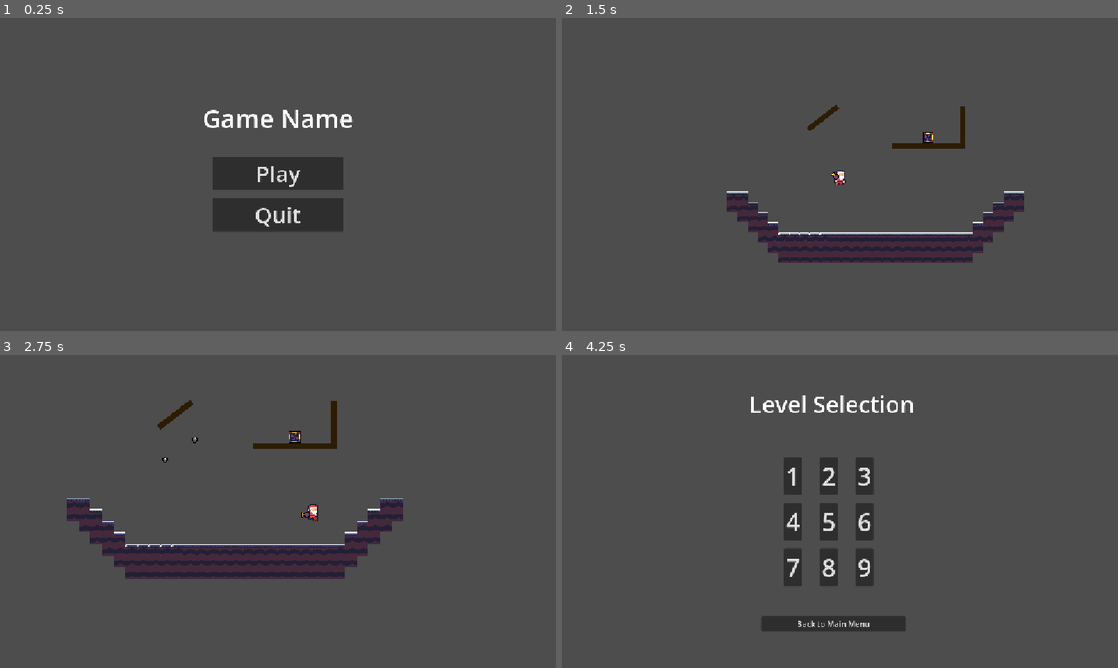
Above: before the commit, frames 1-4 (two rows, left to right).
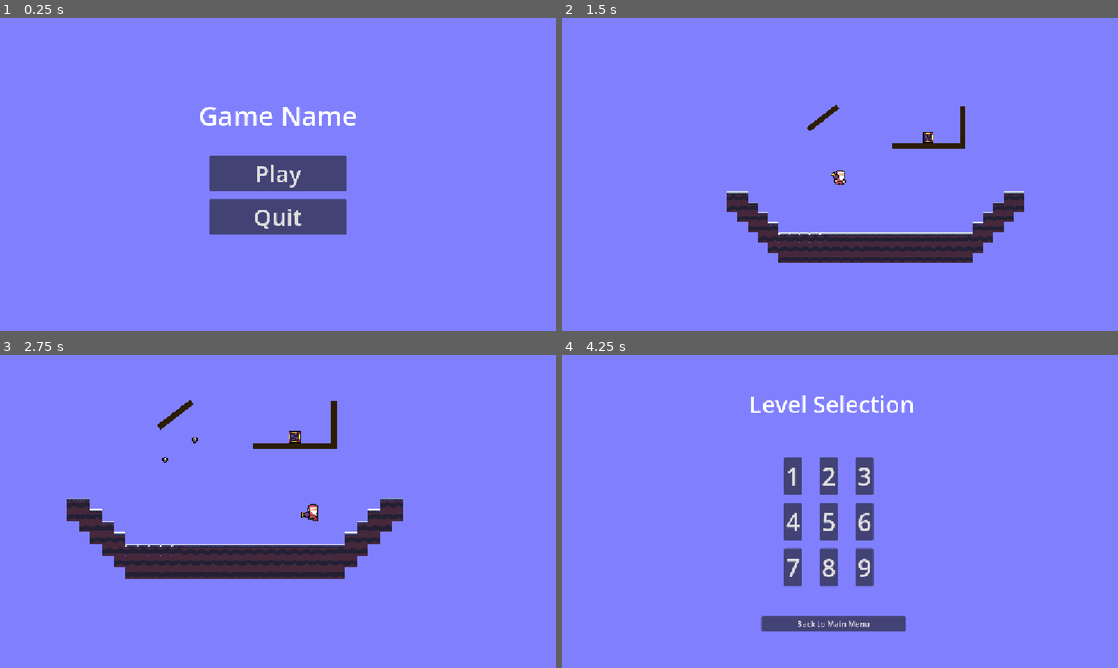
Above: after the commit, the same moments.

Repository: Siporipo/HavenGame
Game: Godot game, scene res://scenes/master.tscn
Two runs of this game, one before a commit and one after it. Both use one fixed random seed, a clock stepped at 60 frames per second and the inputs below.
Inputs (mouse positions are in pixels of both pictures, inside the frame that each line leads up to):
- Up to frame 1 (0.25 s): no input
- Up to frame 2 (1.5 s): click "Play" at 0.5 s; click "1" at 1.25 s
- Up to frame 3 (2.75 s): tap Enter (ui_accept) at 2 s; move the mouse to (278, 511) at 2.02 s; hold D (move_right) from 2.03 s (still down); click (278, 511) at 2.1 s; tap W (jump) at 2.27 s
- Up to frame 4 (4.25 s): move the mouse to (728, 527) at 2.77 s; click (728, 527) at 2.85 s; tap W (jump) at 3.02 s; move the mouse to (895, 442) at 3.52 s; release D (move_right) at 3.53 s; hold A (move_left) from 3.53 s (still down); click (895, 442) at 3.6 s

The runs differ from the first frame. In frame 1, 100% of the frame differs, in the area x 0-100%, y 0-100%; in frame 2, 94%; in frame 3, 93%; in frame 4, 99%.

Commit message:
level stuff and basic bg

Diff:
--- a/scripts/autoload.gd
+++ b/scripts/autoload.gd
@@ -13,4 +13,6 @@
 	enemies_in_level -= 1
 
 func level_finished():
+	if level + 1 > max_level:
+		max_level = level + 1
 	level_done.emit()
--- a/scripts/hit_point.gd
+++ b/scripts/hit_point.gd
@@ -1,11 +1,11 @@
 extends Area2D
 
-func _process(delta: float) -> void:
+func _process(_delta: float) -> void:
 	if Autoload.enemies_in_level == 0:
 		$AnimatedSprite2D.play("open")
 	else:
 		$AnimatedSprite2D.play("closed")
 
-func _on_body_entered(body: Node2D) -> void:
+func _on_body_entered(_body: Node2D) -> void:
 	if Autoload.enemies_in_level == 0:
 		Autoload.level_finished()
--- a/scripts/level_selection.gd
+++ b/scripts/level_selection.gd
@@ -35,12 +35,20 @@
 
 func _ready() -> void:
 	%lvl1.pressed.connect(level1)
-	%lvl2.pressed.connect(level2)
-	%lvl3.pressed.connect(level3)
-	%lvl4.pressed.connect(level4)
-	%lvl5.pressed.connect(level5)
-	%lvl6.pressed.connect(level6)
-	%lvl7.pressed.connect(level7)
-	%lvl8.pressed.connect(level8)
-	%lvl9.pressed.connect(level9)
+	if Autoload.max_level > 1:
+		%lvl2.pressed.connect(level2)
+		if Autoload.max_level > 2:
+			%lvl3.pressed.connect(level3)
+			if Autoload.max_level > 3:
+				%lvl4.pressed.connect(level4)
+				if Autoload.max_level > 4:
+					%lvl5.pressed.connect(level5)
+					if Autoload.max_level > 5:
+						%lvl6.pressed.connect(level6)
+						if Autoload.max_level > 6:
+							%lvl7.pressed.connect(level7)
+							if Autoload.max_level > 7:
+								%lvl8.pressed.connect(level8)
+								if Autoload.max_level > 8:
+									%lvl9.pressed.connect(level9)
 	%Button.pressed.connect(menu_request)
--- a/scripts/master.gd
+++ b/scripts/master.gd
@@ -108,9 +108,18 @@
 	Autoload.level_done.connect(load_level_selection)
 	camera_instance = Camera2D.new()
 	camera_instance.position = camera_target
-	camera_instance.zoom = Vector2(0.1, 0.1)
+	camera_instance.zoom = Vector2(0.3, 0.3)
 	camera_tzoom = Vector2(1, 1)
 	add_child(camera_instance)
+	var temp := ColorRect.new()
+	temp.z_index = -1000
+	temp.size = Vector2(5000, 5000)
+	temp.position = Vector2(-1500, -1000)
+	temp.color.a = 1
+	temp.color.r = 0.5
+	temp.color.g = 0.5
+	temp.color.b = 1
+	camera_instance.add_child(temp)
 
 	load_main_menu()
 
--- a/scripts/verity.gd
+++ b/scripts/verity.gd
@@ -9,12 +9,12 @@
 func _process(delta: float) -> void:
 	if next_attack_timeout < 0:
 		next_attack_timeout = 5 + randf() * 5
-		var randi = clampi(randf() * 2 + 1, 1, 3)
-		if randi == 1:
+		var randint = clampi(int(randf() * 2 + 1), 1, 3)
+		if randint == 1:
 			attack = "sine_hover"
-		elif randi == 2:
+		elif randint == 2:
 			attack = "diagonal"
-		elif randi == 3:
+		elif randint == 3:
 			attack = "knuckles"
 	else:
 		if attack == "sine_hover":
@@ -35,7 +35,7 @@
 	next_attack_timeout -= delta
 
 
-func _on_area_2d_body_shape_entered(body_rid: RID, body: Node2D, body_shape_index: int, local_shape_index: int) -> void:
+func _on_area_2d_body_shape_entered(_body_rid: RID, body: Node2D, _body_shape_index: int, _local_shape_index: int) -> void:
 	health -= 5
 	body.queue_free()
 	if health <= 0:
